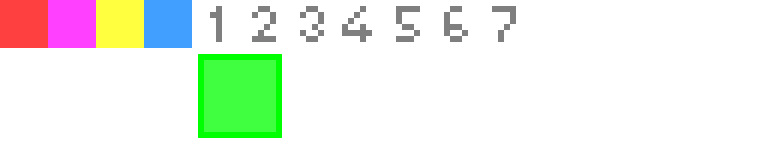
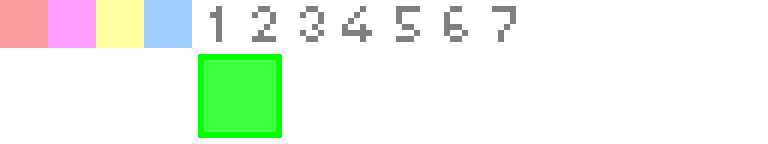
Layers edited between the first and the second w=768, h=144 image:
renamed "Layer 27" to "Layer 28", painted on it over [left=0, top=0, right=192, bottom=48]
